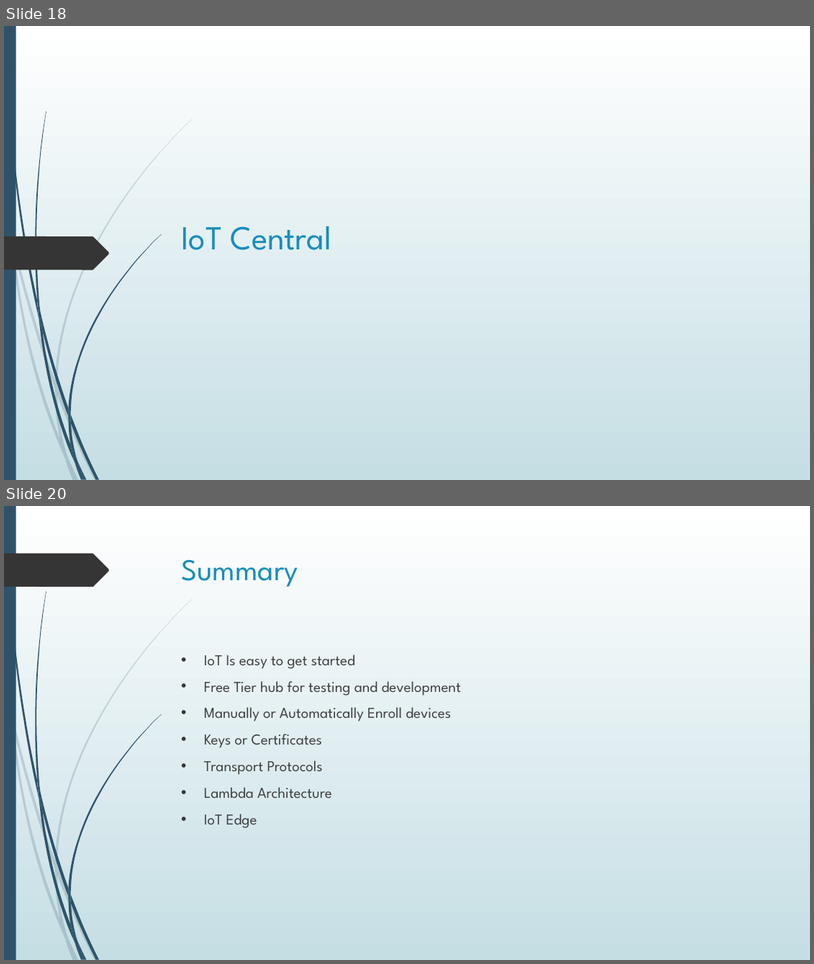
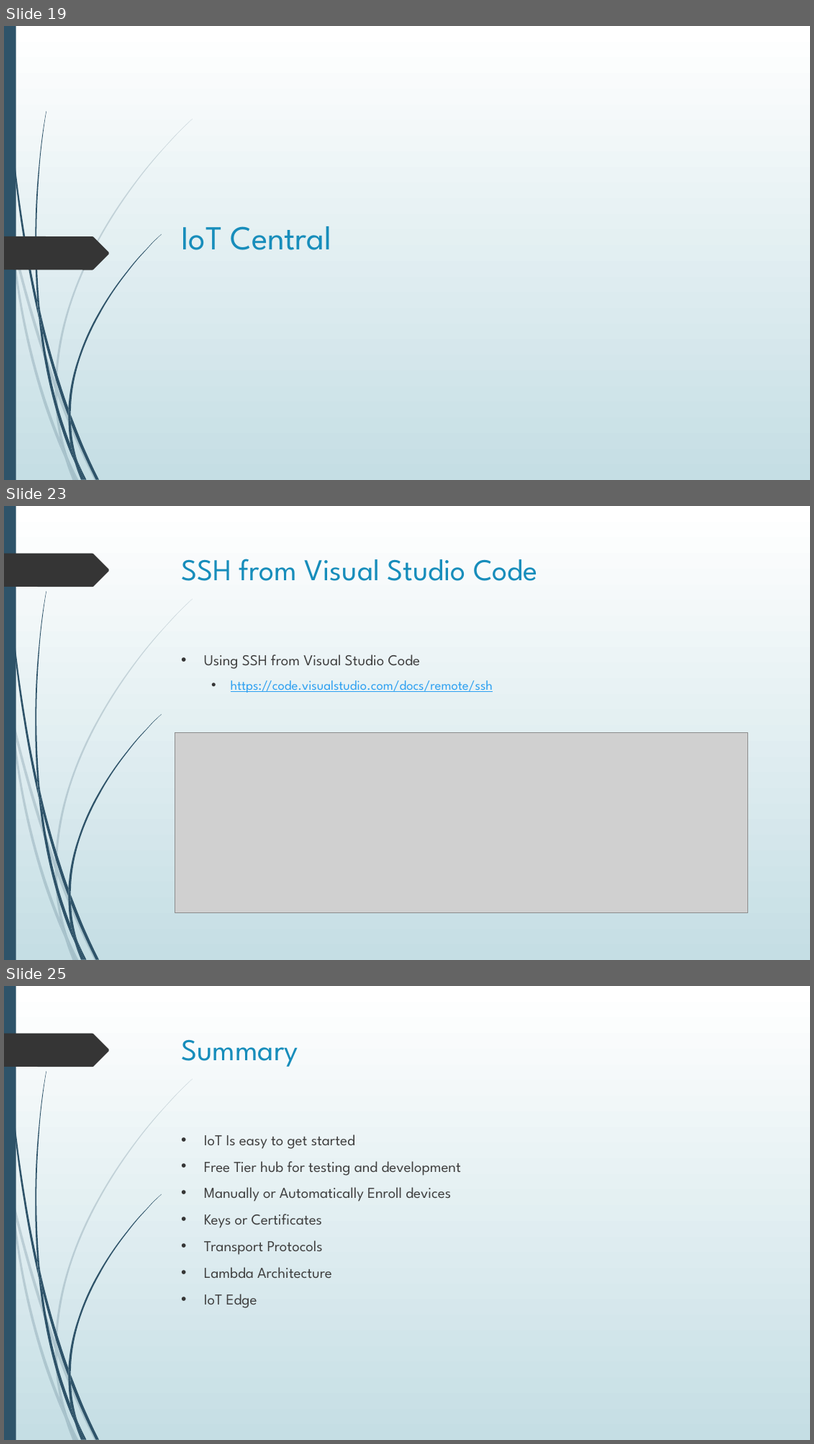
Before and after one commit to blgorman/IntroToIoT, a slide deck: IntroductionToIoT.pptx. Shown one above the other, each under a label of ours: slides 18 and 20 before the commit, slides 19, 23 and 25 after it; the slides between them are not shown. The pictures are 814x964 and 814x1444 pixels, drawn with LibreOffice and Linux fonts; fonts in the diff are those of the drawing; grey boxes stand for pictures. Boxes give left, top, right and bottom in pixels: in the first picture for what was removed or moved away, otherwise in the second. Text is boxed around its words. In the diff, an @@ line names an element or a change of style, - is before the commit and + after.

```diff
--- a/IntroductionToIoT.pptx
+++ b/IntroductionToIoT.pptx
@@ slide 23 added at <box>4,506,810,960</box>, background gradient #FFFFFF to #C5DEE5; not listed: 24 template elements that a slide beside it also shows @@
@@ title added at <box>182,559,538,581</box>, 36 pt, text #178DBB @@
+SSH from Visual Studio Code
@@ text added at <box>204,654,494,692</box>, 16 pt, text #2DA0F1, underline @@
+• Using SSH from Visual Studio Code
+  • https://code.visualstudio.com/docs/remote/ssh
@@ picture added at <box>175,733,748,913</box> @@
@@ what was slide 18 is now slide 19 @@
@@ what was slide 20 is now slide 25 @@
```
Also in this commit, not shown: 5 slides changed, 4 other slides added, 2 other files.
